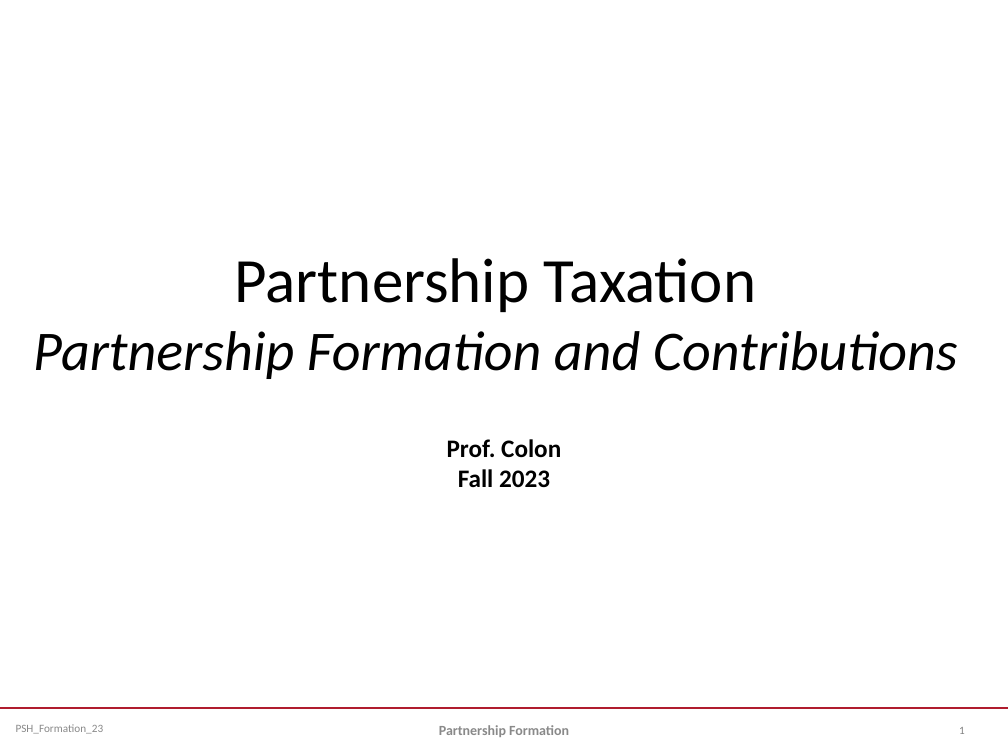
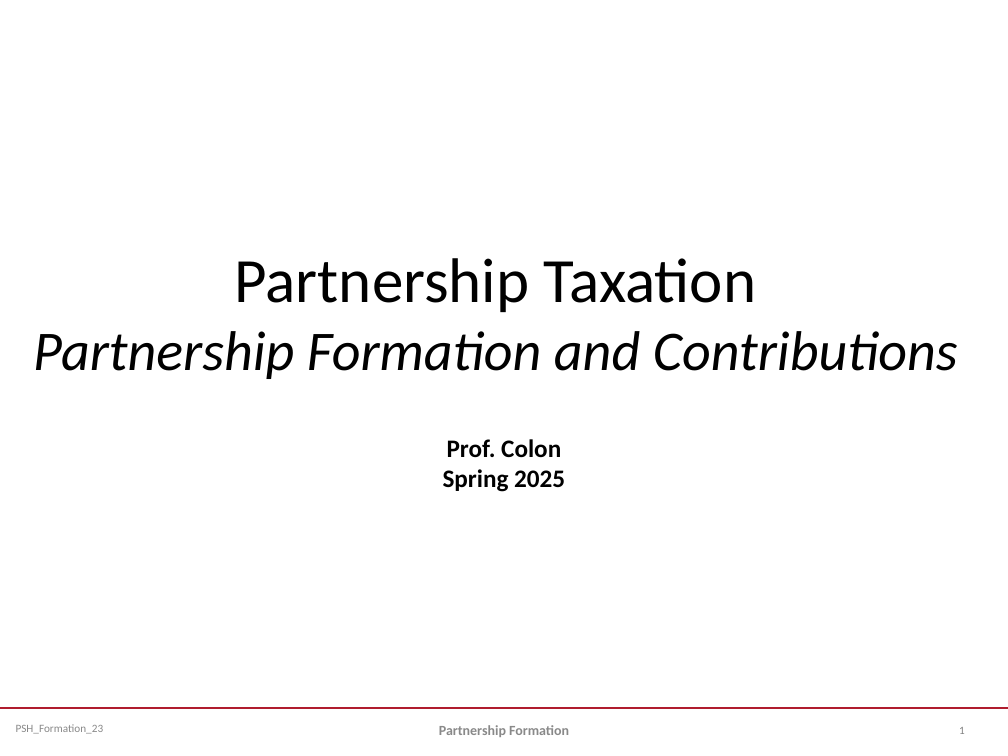
Before and after one commit to jmc877/Partnership-Tax, a slide deck: slide 1 of slides/PSH_Formation_23.pptx. Drawn at 1008x756 pixels with LibreOffice and Linux fonts; fonts in the diff are those of the drawing. Boxes give left, top, right and bottom in pixels: in the first picture for what was removed or moved away, otherwise in the second. Text is boxed around its words. In the diff, an @@ line names an element or a change of style, - is before the commit and + after.

```diff
--- a/slides/PSH_Formation_23.pptx
+++ b/slides/PSH_Formation_23.pptx
@@ subtitle at <box>443,469,565,492</box>: text changed @@
-Fall 2023
+Spring 2025
```
Also in this commit, not shown: 5 other files.
